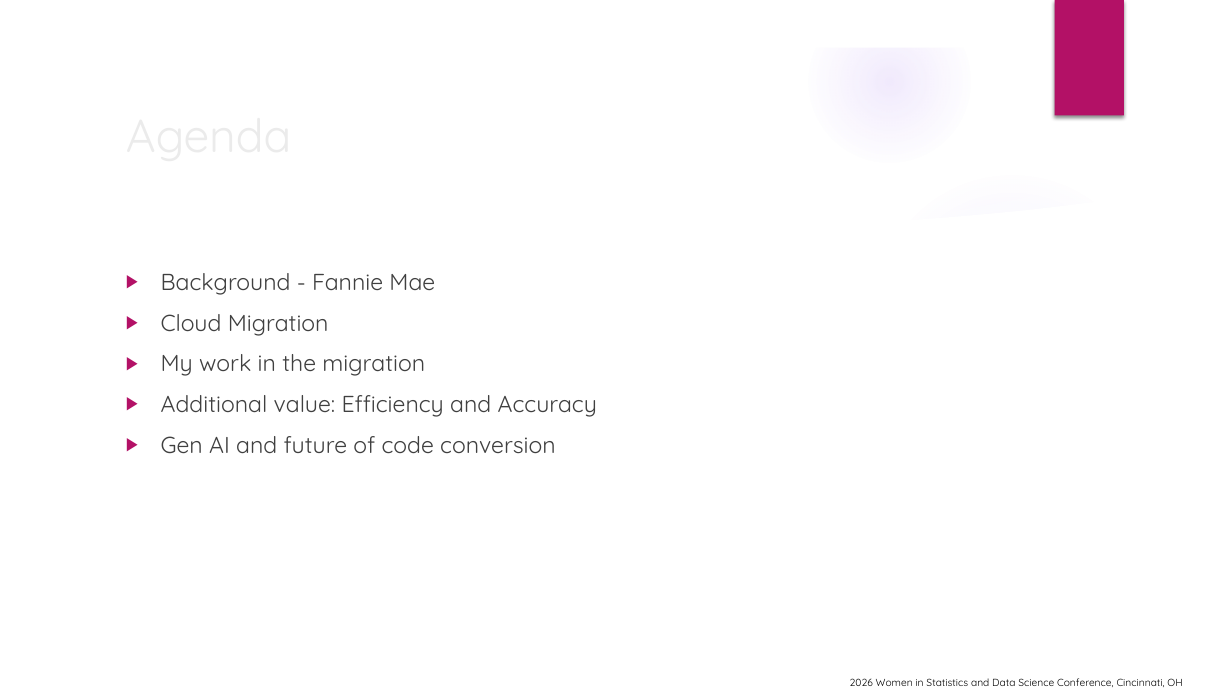
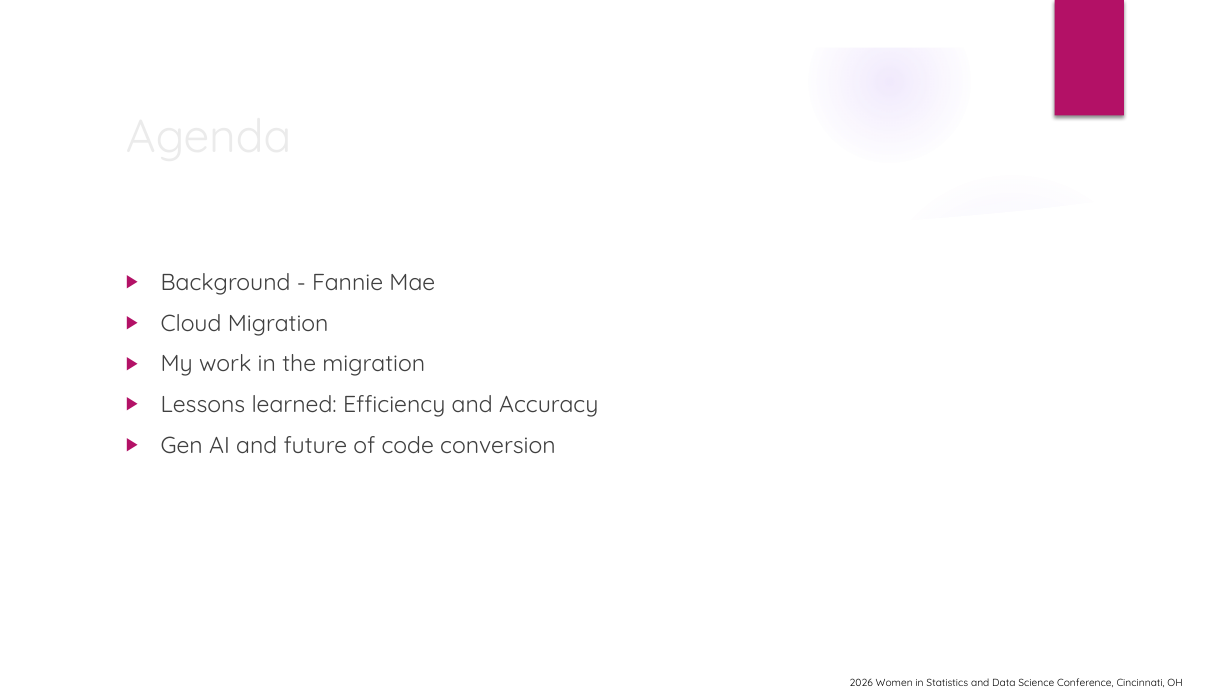
Before and after one commit to wx2123/WSDS-2026-OH, a slide deck: slide 2 of From On-Premises to Cloud.pptx. Drawn at 1232x693 pixels with LibreOffice and Linux fonts; fonts in the diff are those of the drawing; background and template pictures are left out. Boxes give left, top, right and bottom in pixels: in the first picture for what was removed or moved away, otherwise in the second. Text is boxed around its words. In the diff, an @@ line names an element or a change of style, - is before the commit and + after.

```diff
--- a/From On-Premises to Cloud.pptx
+++ b/From On-Premises to Cloud.pptx
@@ text at box(161, 395, 598, 417): text changed @@
-▶ Additional value: Efficiency and Accuracy
+▶ Lessons learned: Efficiency and Accuracy
```
Also in this commit, not shown: 2 other slides changed, 1 other file.
